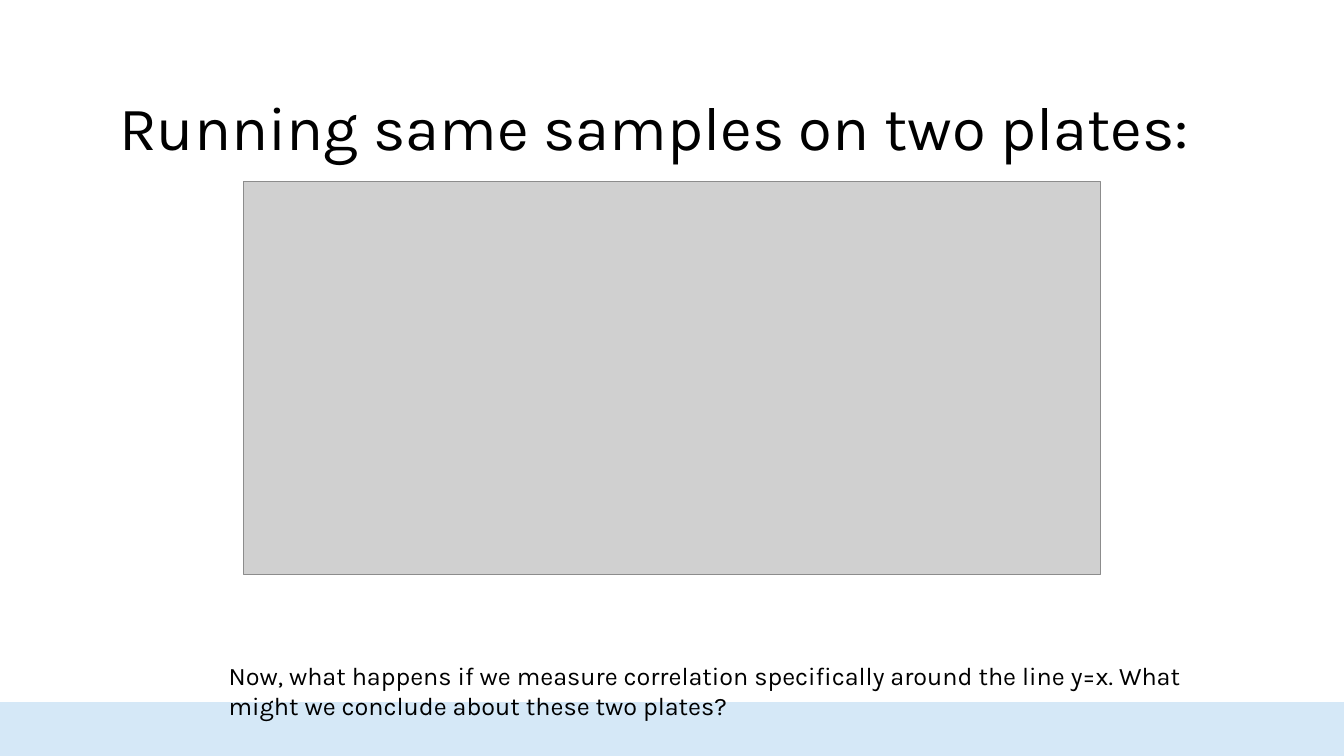
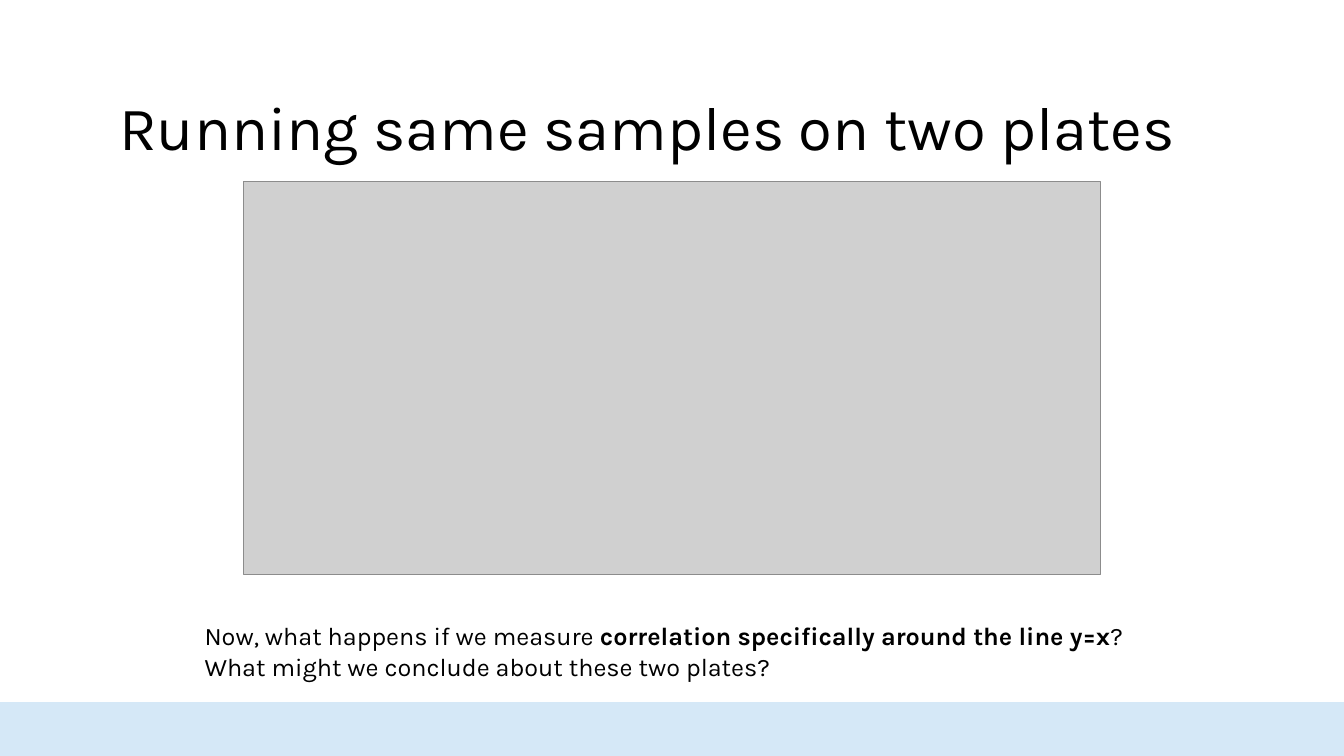
Before and after one commit to HopkinsIDD/seroanalytics_workshop, a slide deck: slide 8 of Part 3/Lecture 3.pptx. Drawn at 1344x756 pixels with LibreOffice and Linux fonts; fonts in the diff are those of the drawing; grey boxes stand for pictures; background and template pictures are left out. Boxes give left, top, right and bottom in pixels: in the first picture for what was removed or moved away, otherwise in the second. Text is boxed around its words. In the diff, an @@ line names an element or a change of style, - is before the commit and + after.

```diff
--- a/Part 3/Lecture 3.pptx
+++ b/Part 3/Lecture 3.pptx
@@ text at (119,107,1174,165): text changed @@
-Running same samples on two plates:
+Running same samples on two plates
@@ text at (205,627,1123,682): text changed @@
-Now, what happens if we measure correlation specifically around the line y=x. What might we conclude about these two plates?
+Now, what happens if we measure correlation specifically around the line y=x?
+What might we conclude about these two plates?
```
Also in this commit, not shown: 21 other slides changed, 2 other files.
